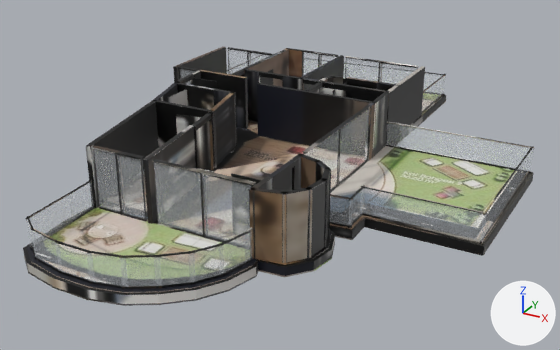
The glTF model _bake/glb/koru-23/model.glb: old version first, new version second.
Camera for both pictures: a camera (50 mm lens) standing at (12.4, -24.9, 11.7) and looking at (-0.7, -1.1, -0.3). The axes (+X, +Y, +Z) are drawn at lower right. The lights are the same throughout. The first picture is the older version. Where no turn or scale is listed for an object, it has been applied to the vertices. Vertices at exactly the same position are counted once.

The scene before the commit, as lines of its bpy script (objects in view):
```python
mat_baked = bpy.data.materials.new('baked')
mat_baked.use_nodes = True; mat_baked.node_tree.nodes.clear()
_N = mat_baked.node_tree.nodes; _L = mat_baked.node_tree.links
n0 = _N.new('ShaderNodeBsdfPrincipled'); n0.name = 'Principled BSDF'
n1 = _N.new('ShaderNodeOutputMaterial'); n1.name = 'Material Output'
n2 = _N.new('ShaderNodeTexImage'); n2.name = 'Image Texture'
n2.image = img_model_glb
n3 = _N.new('ShaderNodeMapping'); n3.name = 'Mapping'
n3.inputs[1].default_value = (0.00143, -14.96, 0.0)  # 'Location'
n3.inputs[3].default_value = (15.94, 15.96, 1.0)  # 'Scale'
n4 = _N.new('ShaderNodeUVMap'); n4.name = 'UV Map'
n4.uv_map = 'UVMap'
_L.new(n0.outputs[0], n1.inputs[0])  # 'BSDF' to 'Surface'
_L.new(n2.outputs[0], n0.inputs[0])  # 'Color' to 'Base Color'
_L.new(n3.outputs[0], n2.inputs[0])  # 'Vector' to 'Vector'
_L.new(n4.outputs[0], n3.inputs[0])  # 'UV' to 'Vector'
me_mesh_0 = bpy.data.meshes.new('Mesh_0')
me_mesh_0.from_pydata(...)  # 3502 vertices, 6076 faces; spans x 0.0..15.7, y -22.1..0.0, z 0.0..2.6
me_mesh_0.materials.append(mat_baked)
me_mesh_18 = bpy.data.meshes.new('Mesh_18')
me_mesh_18.from_pydata(...)  # 8 vertices, 12 faces; spans x 3.34..3.48, y -21.2..-19.04, z 0.36..1.36
me_mesh_18.materials.append(mat_glass_rt)  # white #edf3f9
me_mesh_21 = bpy.data.meshes.new('Mesh_21')
me_mesh_21.from_pydata(...)  # a box spanning x 6.05..9.54, y -3.67..-3.65, z 0.36..2.61
me_mesh_21.materials.append(mat_glass_rt)  # white #edf3f9
ob_mesh_0 = bpy.data.objects.new('Mesh_0', me_mesh_0)
ob_mesh_0.location = (-7.87, 10.99, -0.36)
ob_mesh_18 = bpy.data.objects.new('Mesh_18', me_mesh_18)
ob_mesh_18.location = (-7.87, 10.99, -0.36)
ob_mesh_21 = bpy.data.objects.new('Mesh_21', me_mesh_21)
ob_mesh_21.location = (-7.87, 10.99, -0.36)
# also in view: 'Mesh_16' at (-3.1, -10.7, 0.5); 'Mesh_26' at (1.9, -1.4, 1.1); 'Mesh_22' at (-6.3, 6.1, 1.1); 'Mesh_19' at (-4.6, -7.6, 0.5); 'Mesh_9' at (7.7, 0.0, 0.5)
```
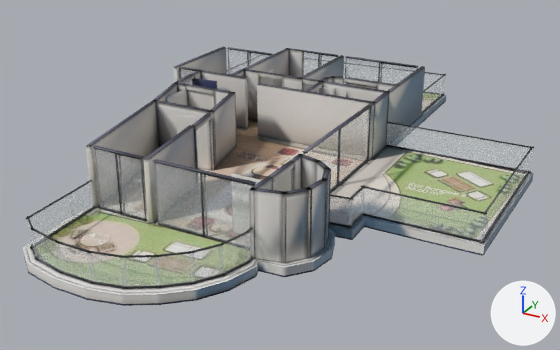
Changed parts and their boxes [x1, y1, x2, y2] in the pictures (560 x 350 px):
'Mesh_0', surface changed (black to grey): [23, 47, 534, 306] in both
part 1 of me_mesh_0, reshaped: before [100, 76, 531, 221]; after [86, 71, 534, 292]
part 2 of me_mesh_0, surface changed (black to grey): [23, 47, 534, 306] in both

The change, as a diff of the scene's bpy script:
```diff
--- a/_bake/glb/koru-23/model.glb.py
+++ b/_bake/glb/koru-23/model.glb.py
@@ mat_baked @@
 n3 = _N.new('ShaderNodeMapping'); n3.name = 'Mapping'
-n3.inputs[1].default_value = (0.00143, -14.96, 0.0)  # 'Location'
-n3.inputs[3].default_value = (15.94, 15.96, 1.0)  # 'Scale'
+n3.inputs[1].default_value = (0.00117, -14.97, 0.0)  # 'Location'
+n3.inputs[3].default_value = (15.96, 15.97, 1.0)  # 'Scale'
 n4 = _N.new('ShaderNodeUVMap'); n4.name = 'UV Map'
@@ me_mesh_0 @@
 # used by ob_mesh_0; location = (-7.87, 10.99, -0.36)
-me_mesh_0.from_pydata(...)  # 3502 vertices, 6076 faces; spans x 0.0..15.7, y -22.1..0.0, z 0.0..2.6
+me_mesh_0.from_pydata(...)  # 4346 vertices, 7916 faces; spans x 0.0..15.7, y -22.1..0.0, z 0.0..2.6
+# me_mesh_0 part 1: 34 vertices moved within x 0.2..10.5, y -17.9..-3.7, z 0.0..2.6; 4 vertices removed from x 2.9..6.6, y -7.8, z 0.4..2.6; 848 vertices added at x 0.1..10.8, y -18.5..-3.5, z 0.0..2.6
+# me_mesh_0 part 2: 2549 kept faces spanning x 0.0..15.7, y -22.1..-0.1, z 0.0..2.6 get new texture (UV) coordinates
+# other edits to the shape of me_mesh_0 do not show in these pictures
 me_mesh_0.materials.append(mat_baked)
```
